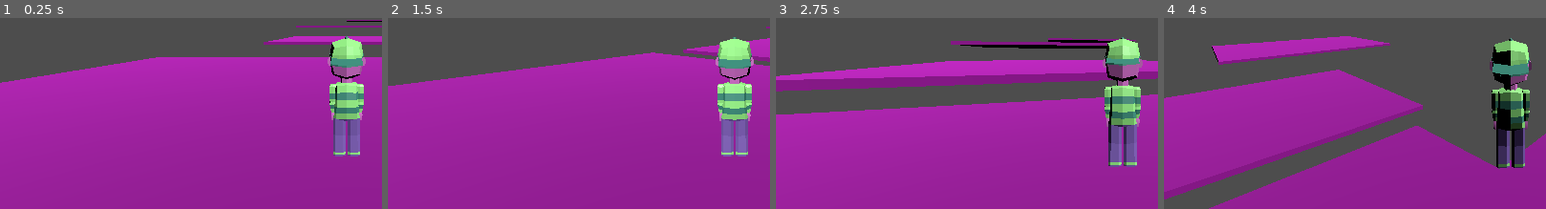
Above: before the commit, frames 1-4 (left to right).
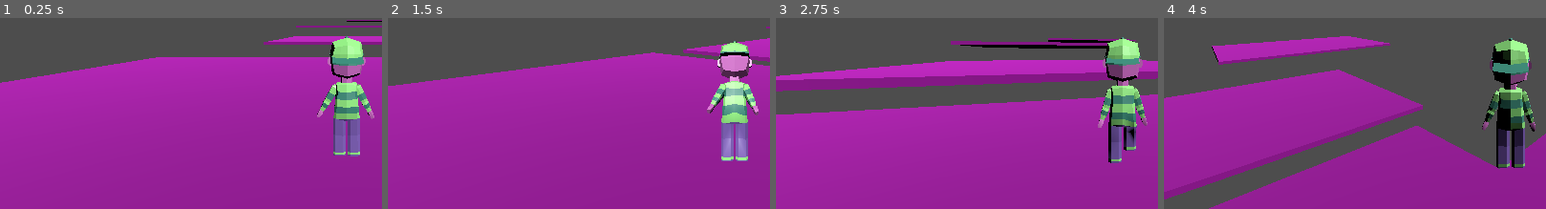
Above: after the commit, the same moments.

Repository: b4k4kozmo/KatsuBoy3D
Game: Godot game, scene res://Main.tscn
The game is run twice, just before and just after one commit, with the same random seed, the same clock (stepped at 60 frames per second) and the same inputs.
Inputs (mouse positions are % of the whole screen's width and height, from its top left):
- Up to frame 1 (0.25 s): no input
- Up to frame 2 (1.5 s): move the mouse to (55, 50) at 0.52 s; hold W (move_forward) from 0.53 s (still down); tap Space (jump) at 0.6, 0.77, 1.07 s; move the mouse to (45, 50) at 1.27 s; tap Shift (run) at 1.35 s
- Up to frame 3 (2.75 s): keep holding W (move_forward); tap Space (jump) at 1.52, 1.55, 1.82, 2.3 s; move the mouse to (52, 48) at 2.02 s; hold = (zoom_in) from 2.03 s (still down)
- Up to frame 4 (4 s): keep holding W (move_forward); move the mouse to (49, 52) at 2.77 s; release = (zoom_in) at 2.78 s; tap - (zoom_out) at 2.85 s; tap Space (jump) at 3.02, 3.05, 3.32, 3.6, 3.77 s; move the mouse to (57, 51) at 3.52 s
The pictures show only the part of the screen within x 5-55%, y 48-98%; the shares and areas given below are measured in that part.

The runs differ from the first frame. In frame 1, 1.0% of the frame differs, in the area x 83-98%, y 10-73%; in frame 2, 3.6%, in the area x 83-97%, y 10-75%; in frame 3, 1.7%; in frame 4, 1.3%.

Commit message:
added features fixed bugs
-made background music loop
-added basic animations for walk idle and jumping

Diff:
--- /dev/null
+++ b/Player/KatsuAnimation.tscn
@@ -0,0 +1,12 @@
+[gd_scene load_steps=2 format=3 uid="uid://dwb0s1kdsy4yv"]
+
+[ext_resource type="PackedScene" uid="uid://btpx6t2ks51x0" path="res://Art/KatsuBoi_anim.glb" id="1_sxtcq"]
+
+[node name="KatsuBoi_anim" instance=ExtResource("1_sxtcq")]
+
+[node name="Skeleton3D" parent="Armature" index="0"]
+bones/0/rotation = Quaternion(-0.0395875, 0, 0, 0.999216)
+bones/1/rotation = Quaternion(0.048766, 0.0966786, 0.0874768, 0.990264)
+bones/4/rotation = Quaternion(1.03532e-07, 1.18794e-07, -0.379306, 0.925271)
+bones/8/rotation = Quaternion(1.13068e-07, -1.16855e-07, 0.414242, 0.910167)
+bones/13/rotation = Quaternion(2.81857e-09, 1.82111e-11, 0.0838831, 0.996476)
--- a/Player/Player.gd
+++ b/Player/Player.gd
@@ -5,6 +5,7 @@
 @export var jump_impulse = 33
 @export var fall_acceleration = 50
 var playerPaused: bool = false
+var playerJumping: bool = false
 
 var target_velocity = Vector3.ZERO
 
@@ -29,9 +30,14 @@
 
 		if direction != Vector3.ZERO:
 			# this line of code gets diretion relative to the camera direction
+
 			direction = direction.rotated(Vector3.UP, hRot).normalized()
 			$Pivot.look_at(position + direction, Vector3.UP)
-
+			if playerJumping == false:
+				$Pivot/KatsuBoi_anim/AnimationPlayer.play("walk")
+		if direction == Vector3.ZERO:
+			if playerJumping == false:
+				$Pivot/KatsuBoi_anim/AnimationPlayer.play("idle")
 
 
 		# Ground velocity
@@ -43,6 +49,8 @@
 			target_velocity.z = direction.z * speed
 		# Vertical velocity
 		if not is_on_floor(): # if in the air fall to the floor (gravity)
+			playerJumping = true
+			$Pivot/KatsuBoi_anim/AnimationPlayer.play("jump")
 			target_velocity.y = target_velocity.y - (fall_acceleration * delta)
 
 		# moving the character
@@ -51,7 +59,10 @@
 
 		# jumping
 		if is_on_floor() and Input.is_action_just_pressed("jump"):
+
 			target_velocity.y = jump_impulse
+		if is_on_floor():
+			playerJumping = false
 
 
 func _on_canvas_layer_game_paused():
--- a/Player/Player.tscn
+++ b/Player/Player.tscn
@@ -1,7 +1,7 @@
 [gd_scene load_steps=5 format=3 uid="uid://d2r0vwmkgn62w"]
 
 [ext_resource type="Script" path="res://Player/Player.gd" id="1_alia7"]
-[ext_resource type="PackedScene" uid="uid://cqjk0kud3deb4" path="res://Art/KatsuBoi.glb" id="2_glb3g"]
+[ext_resource type="PackedScene" uid="uid://dwb0s1kdsy4yv" path="res://Player/KatsuAnimation.tscn" id="2_gqlfo"]
 [ext_resource type="Script" path="res://Player/CameraController.gd" id="3_m5t11"]
 
 [sub_resource type="CapsuleShape3D" id="CapsuleShape3D_8jbsg"]
@@ -15,7 +15,7 @@
 [node name="Pivot" type="Node3D" parent="."]
 transform = Transform3D(1, -3.48787e-16, 3.48787e-16, 3.48787e-16, 1, -3.48787e-16, -3.48787e-16, 3.48787e-16, 1, 0, 0, 0)
 
-[node name="KatsuBoi" parent="Pivot" instance=ExtResource("2_glb3g")]
+[node name="KatsuBoi_anim" parent="Pivot" instance=ExtResource("2_gqlfo")]
 transform = Transform3D(-1, 3.48787e-16, -8.74228e-08, 3.48787e-16, 1, -3.48787e-16, 8.74228e-08, -3.48787e-16, -1, 0, 0, 0)
 
 [node name="CollisionShape3D" type="CollisionShape3D" parent="."]
Binary file added: Art/KatsuBoi_anim.glb
Not shown, added: Art/KatsuBoi_anim.glb.import
Not shown, changed: Music/ForestLab.mp3.import
